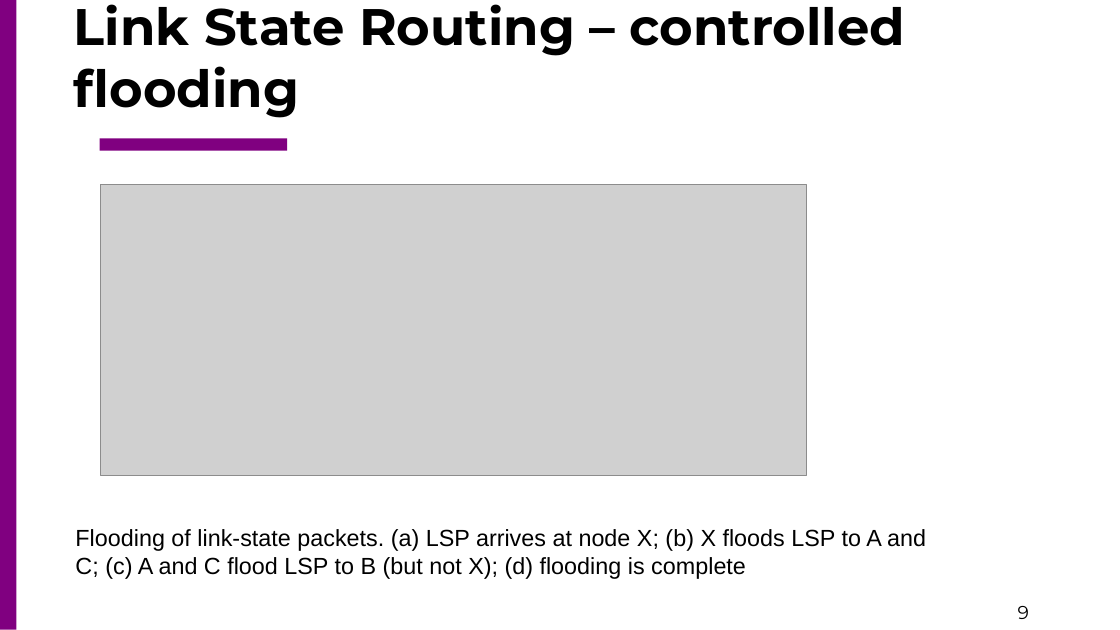
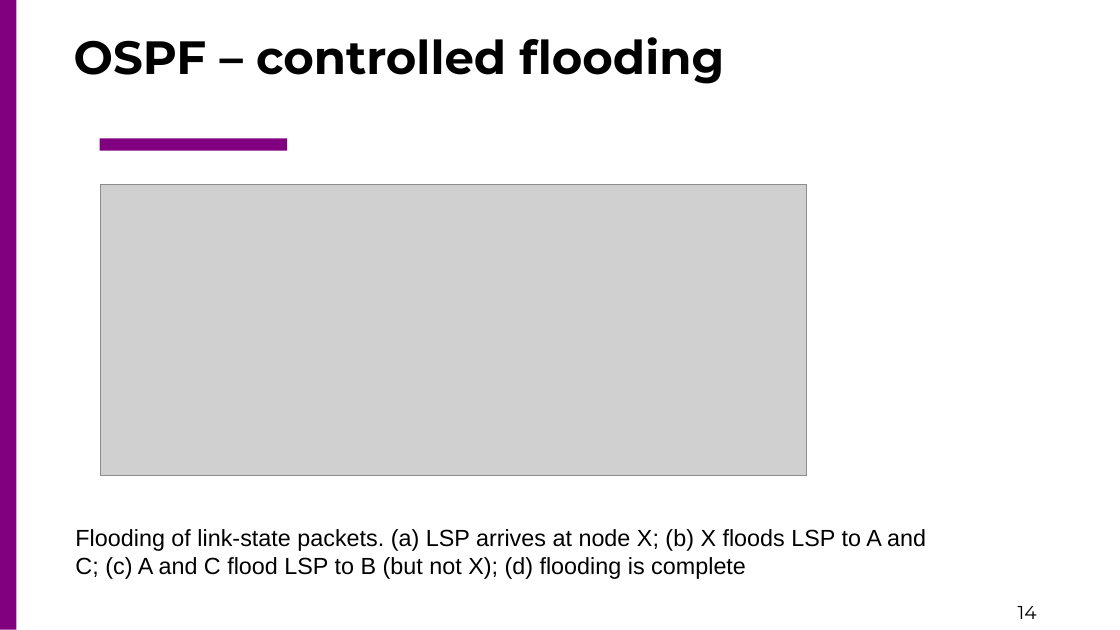
Before and after one commit to csc4200/csc4200.github.io, a slide deck: slide 14 of docs/lectures_source/class_slides-13.odp (slide 9 before the commit). Drawn at 1120x630 pixels with LibreOffice and Linux fonts; fonts in the diff are those of the drawing; grey boxes stand for pictures. Boxes give left, top, right and bottom in pixels: in the first picture for what was removed or moved away, otherwise in the second. Text is boxed around its words. In the diff, an @@ line names an element or a change of style, - is before the commit and + after.

```diff
--- a/docs/lectures_source/class_slides-13.odp
+++ b/docs/lectures_source/class_slides-13.odp
@@ title at <box>74,37,724,84</box>: text changed; size 44 to 40 pt @@
-Link State Routing – controlled flooding
+OSPF – controlled flooding
@@ page number at <box>1018,606,1037,619</box>: text changed @@
-9
+14
```
Also in this commit, not shown: 3 other slides changed, 8 slides added, 3 slides removed, 11 other files.
